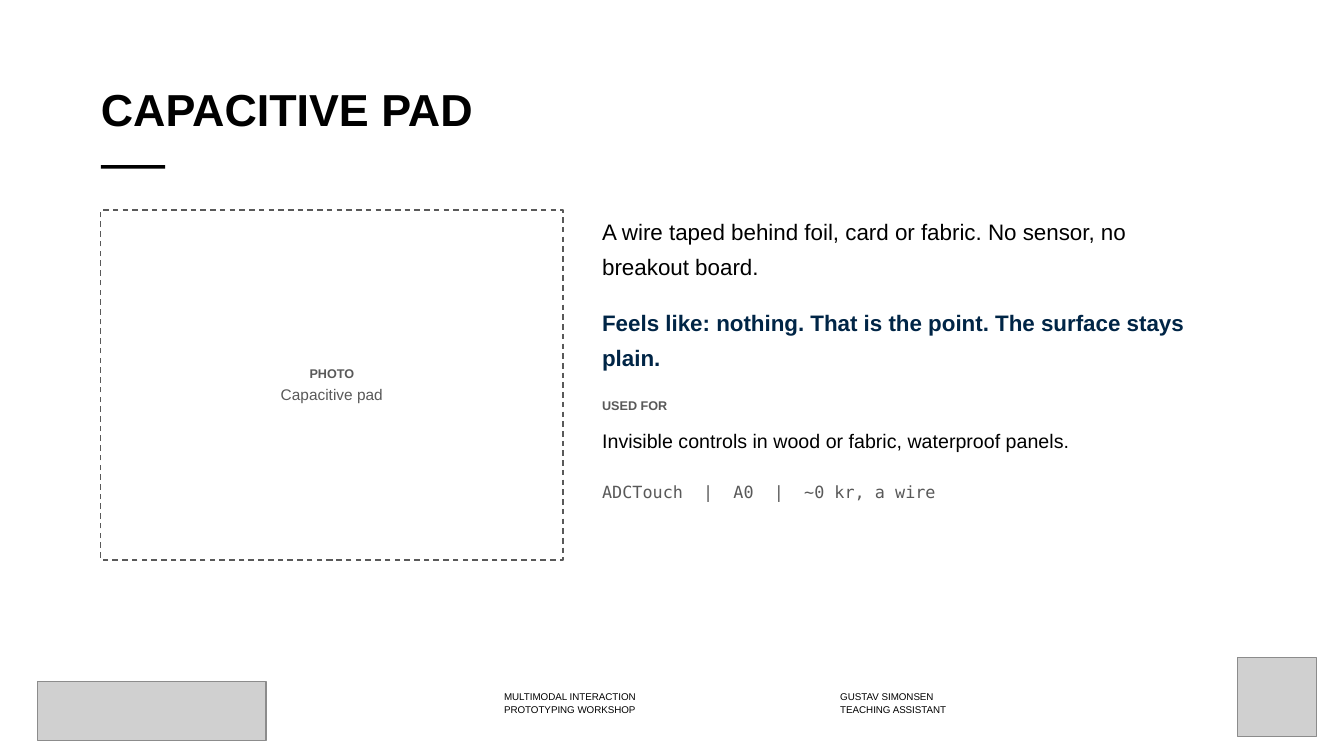
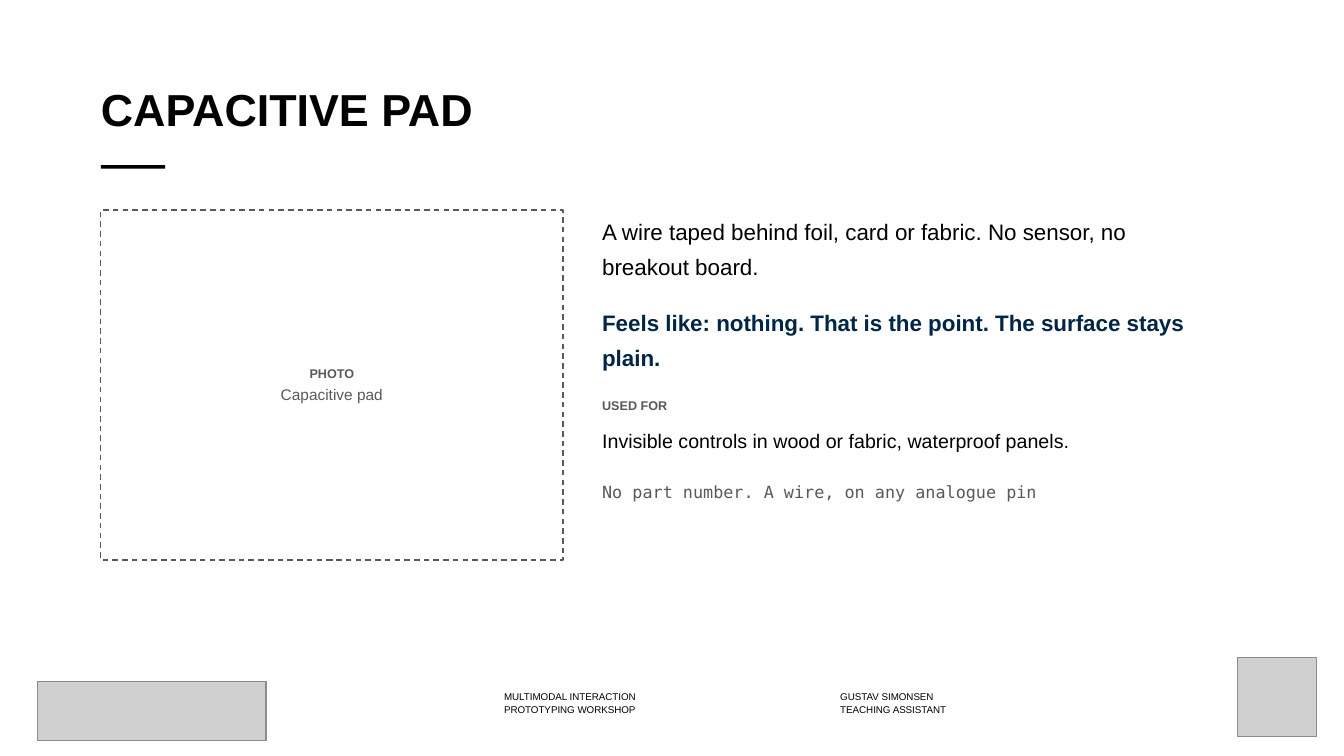
Before and after one commit to labtools-au/multimodal-actuator-workshop, a slide deck: slide 13 of docs/multimodal-actuator-workshop.pptx. Drawn at 1344x756 pixels with LibreOffice and Linux fonts; fonts in the diff are those of the drawing; grey boxes stand for pictures; background and template pictures are left out. Boxes give left, top, right and bottom in pixels: in the first picture for what was removed or moved away, otherwise in the second. Text is boxed around its words. In the diff, an @@ line names an element or a change of style, - is before the commit and + after.

```diff
--- a/docs/multimodal-actuator-workshop.pptx
+++ b/docs/multimodal-actuator-workshop.pptx
@@ text at [602,485,1036,502]: text changed @@
-ADCTouch | A0 | ~0 kr, a wire
+No part number. A wire, on any analogue pin
```
Also in this commit, not shown: 4 other slides changed, 1 slide added, 1 slide removed, 9 other files.
